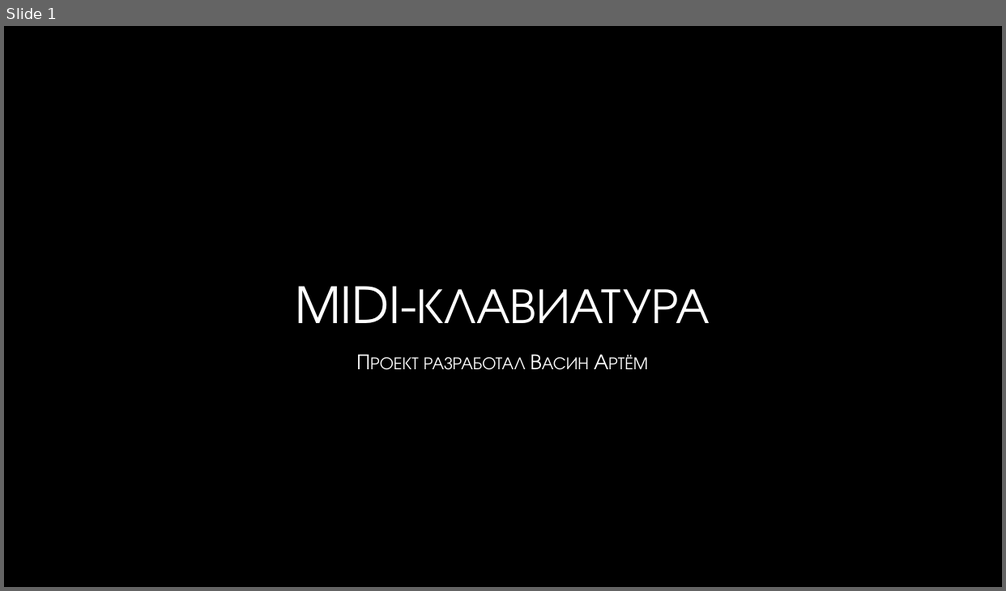
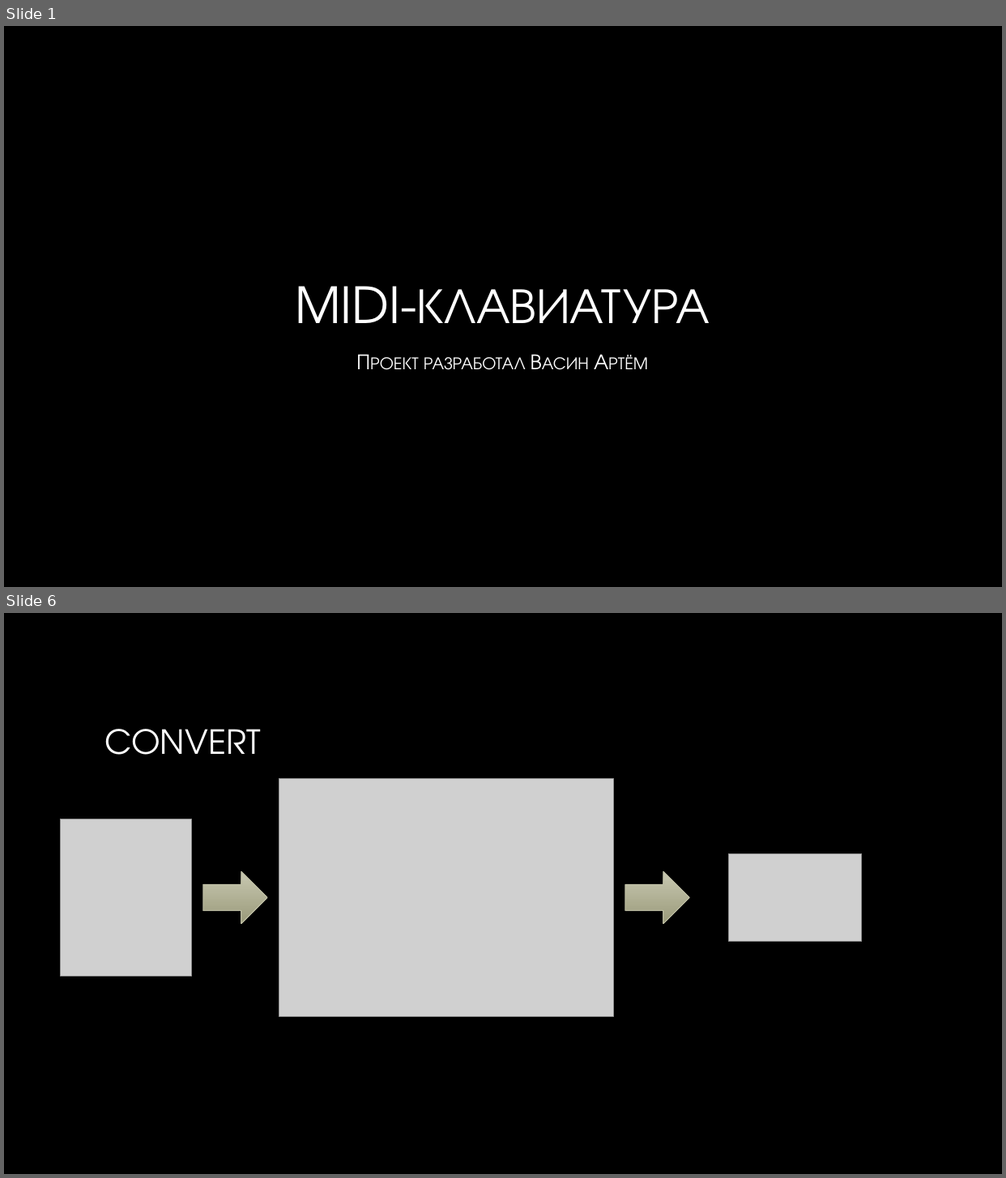
Before and after one commit to JIIMONCHIK/git_project1, a slide deck: MIDI-клавиатура.pptx. Shown one above the other, each under a label of ours: slide 1 before the commit, slides 1 and 6 after it; the slides between them are not shown. The pictures are 1006x591 and 1006x1178 pixels, drawn with LibreOffice and Linux fonts; fonts in the diff are those of the drawing; grey boxes stand for pictures; background and template pictures are left out. Boxes give left, top, right and bottom in pixels: in the first picture for what was removed or moved away, otherwise in the second. Text is boxed around its words. In the diff, an @@ line names an element or a change of style, - is before the commit and + after.

```diff
--- a/MIDI-клавиатура.pptx
+++ b/MIDI-клавиатура.pptx
@@ slide 6 added at (x1=4, y1=613, x2=1002, y2=1174), background picture (left out) @@
@@ title added at (x1=105, y1=729, x2=261, y2=755), 32 pt, text gradient #FFFFFF to #A6A6A6 @@
+CONVERT
@@ picture added at (x1=279, y1=779, x2=614, y2=1017) @@
@@ picture added at (x1=60, y1=819, x2=191, y2=977) @@
@@ picture added at (x1=729, y1=854, x2=862, y2=943) @@
@@ right arrow added at (x1=203, y1=872, x2=267, y2=924), fill gradient #C8C8B2 to #9A9A7B, outline #BFBFA5 0.75 pt @@
@@ right arrow added at (x1=625, y1=872, x2=690, y2=924), fill gradient #C8C8B2 to #9A9A7B, outline #BFBFA5 0.75 pt @@
```
Also in this commit, not shown: 2 slides changed, 2 other slides added, 3 slides removed, 1 other file.
